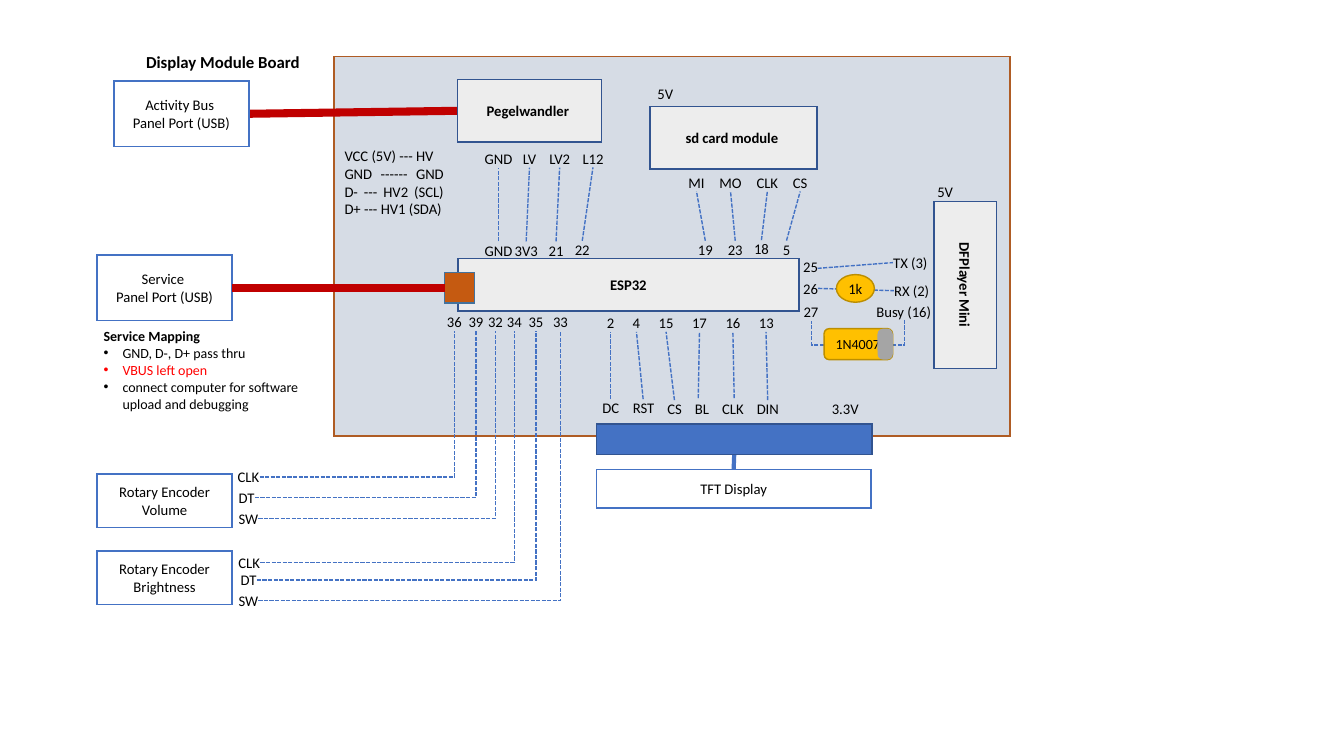
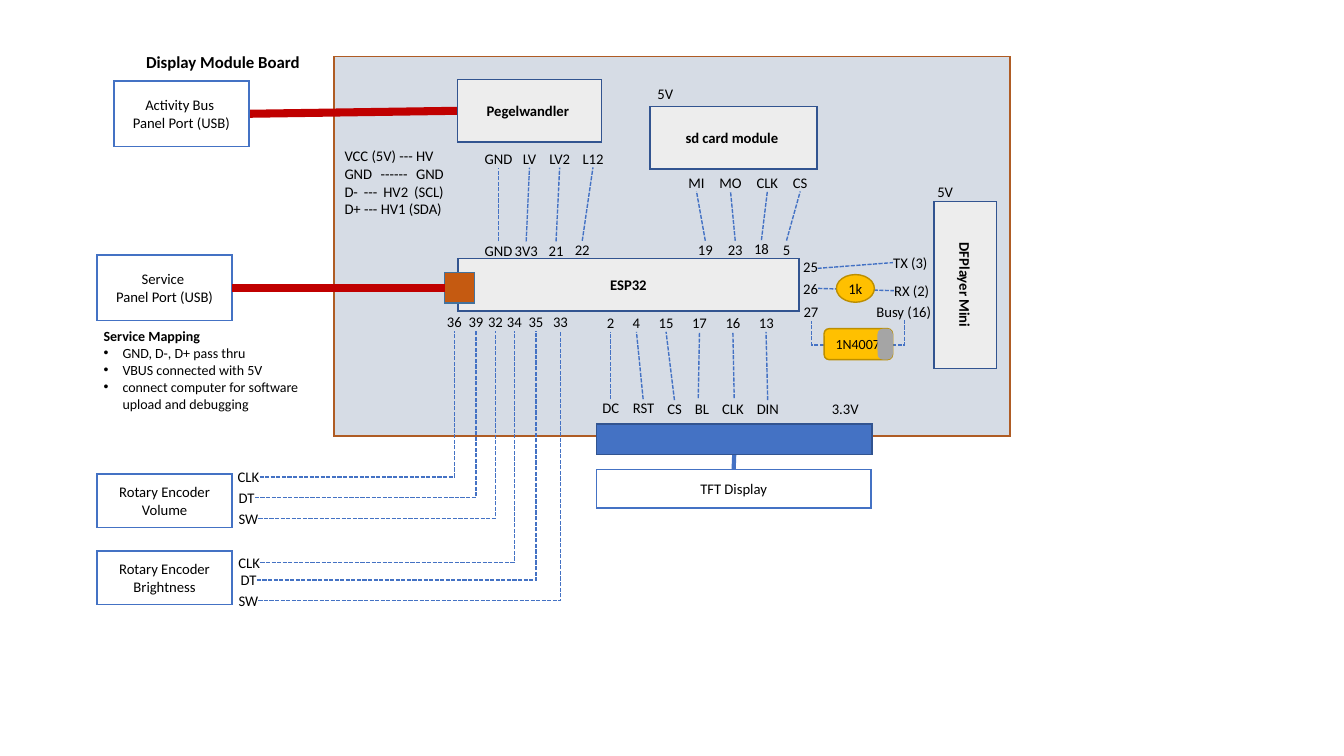
Before and after one commit to jeskes/activityboard, a slide deck: slide 17 of Activityboard.pptx. Drawn at 1344x756 pixels with LibreOffice and Linux fonts; fonts in the diff are those of the drawing. Boxes give left, top, right and bottom in pixels: in the first picture for what was removed or moved away, otherwise in the second. Text is boxed around its words. In the diff, an @@ line names an element or a change of style, - is before the commit and + after.

```diff
--- a/Activityboard.pptx
+++ b/Activityboard.pptx
@@ text at bbox=[123, 365, 262, 375]: text changed; text colour #FF0000 to #000000 @@
-• VBUS left open
+• VBUS connected with 5V
```
Also in this commit, not shown: 6 other slides changed, 1 slide added, 40 other files.
